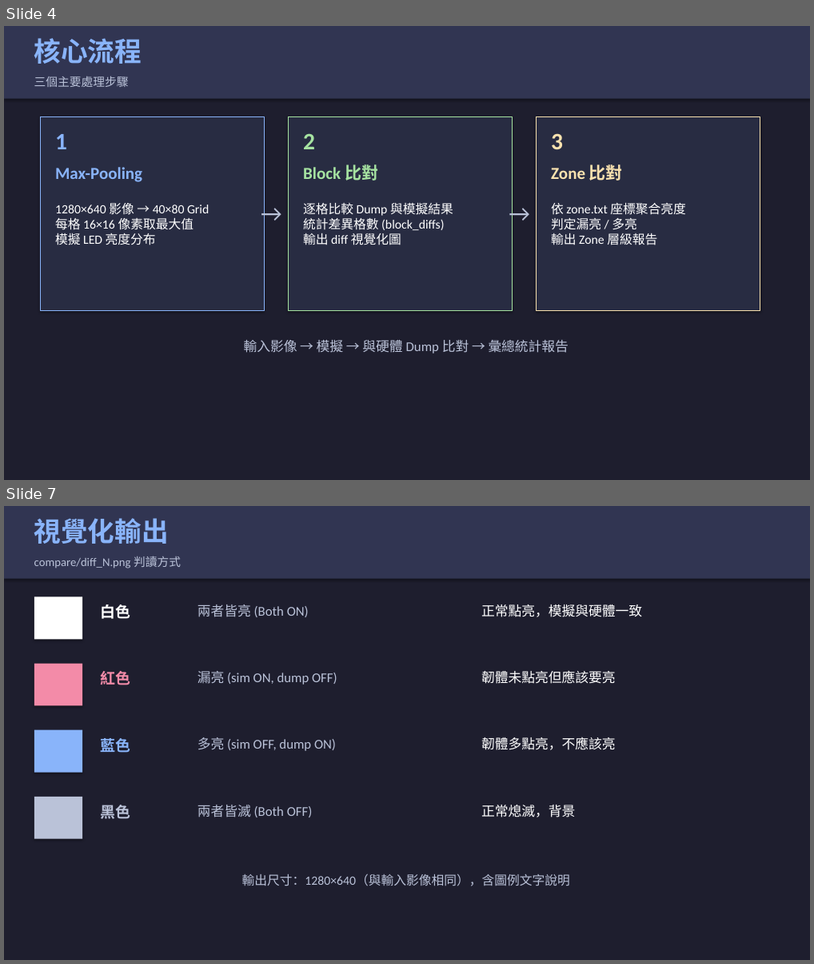
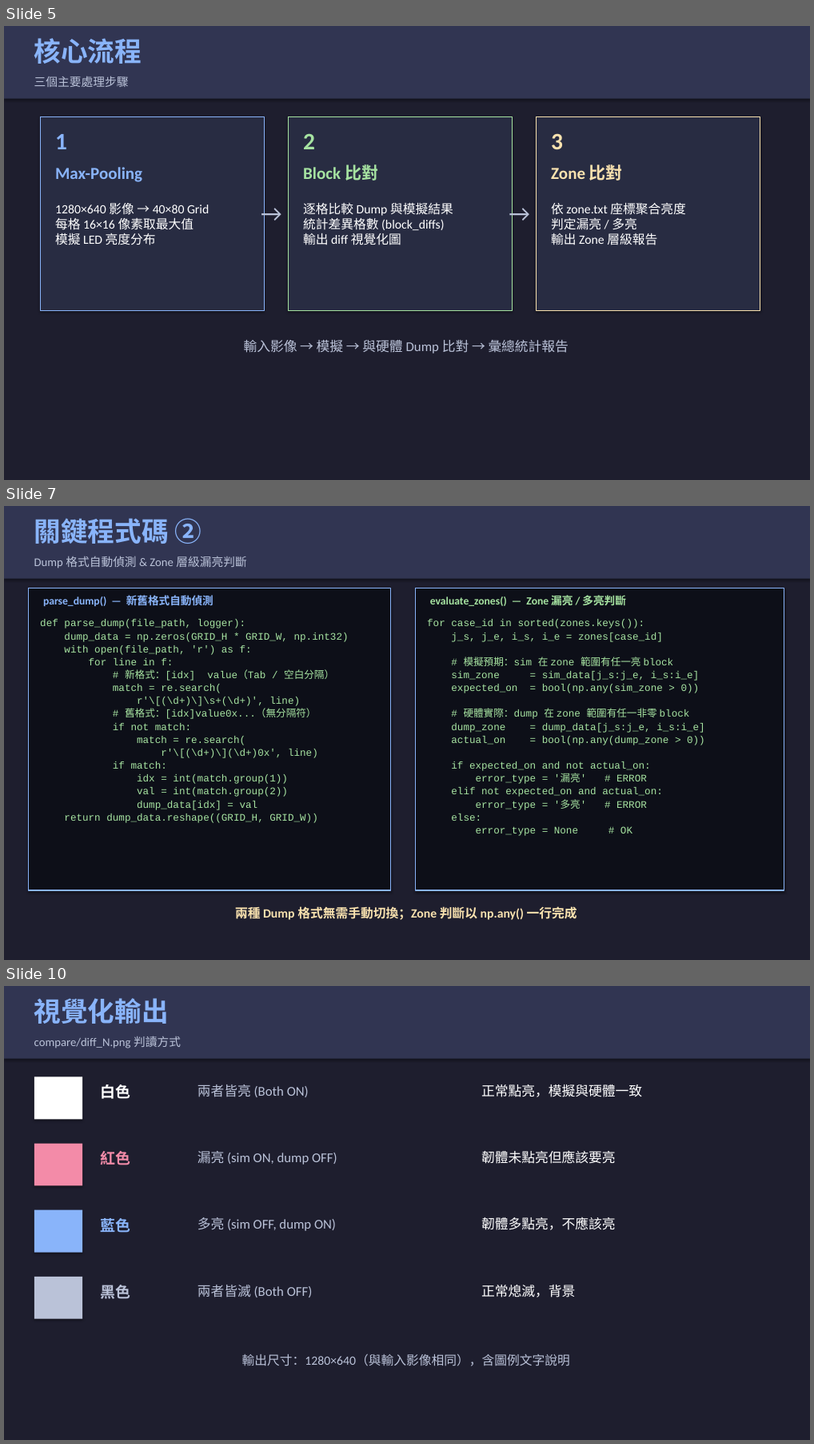
Before and after one commit to 1245eric/local-dimming-validator, a slide deck: local_dimming_intro.pptx. Shown one above the other, each under a label of ours: slides 4 and 7 before the commit, slides 5, 7 and 10 after it; the slides between them are not shown. The pictures are 814x964 and 814x1444 pixels, drawn with LibreOffice and Linux fonts; fonts in the diff are those of the drawing. Boxes give left, top, right and bottom in pixels: in the first picture for what was removed or moved away, otherwise in the second. Text is boxed around its words. In the diff, an @@ line names an element or a change of style, - is before the commit and + after.

```diff
--- a/local_dimming_intro.pptx
+++ b/local_dimming_intro.pptx
@@ slide 7 added at [4, 506, 810, 960], background #1E1E2E @@
@@ rectangle added at [4, 506, 810, 579], fill #313552 @@
@@ text added at [34, 518, 202, 544], 32 pt, text #89B4FA, bold @@
+關鍵程式碼 ②
@@ text added at [34, 556, 246, 568], 14 pt, text #BAC2D8 @@
+Dump 格式自動偵測 & Zone 層級漏亮判斷
@@ rectangle added at [28, 588, 391, 890], fill #0D0F18, outline #89B4FA 1 pt @@
@@ text added at [43, 595, 214, 606], 13 pt, text #89B4FA, bold @@
+parse_dump() — 新舊格式自動偵測
@@ rectangle added at [415, 588, 784, 890], fill #0D0F18, outline #89B4FA 1 pt @@
@@ text added at [430, 593, 626, 608], 13 pt, text #A6E3A1, bold @@
+evaluate_zones() — Zone 漏亮 / 多亮判斷
@@ text added at [40, 619, 349, 823], 12 pt, text #A6E3A1 @@
+def parse_dump(file_path, logger):
+dump_data = np.zeros(GRID_H * GRID_W, np.int32)
+with open(file_path, 'r') as f:
+for line in f:
+# 新格式：[idx] value（Tab / 空白分隔）
+match = re.search(
+r'\[(\d+)\]\s+(\d+)', line)
+# 舊格式：[idx]value0x...（無分隔符）
+if not match:
+match = re.search(
+r'\[(\d+)\](\d+)0x', line)
+if match:
+idx = int(match.group(1))
+val = int(match.group(2))
+dump_data[idx] = val
+return dump_data.reshape((GRID_H, GRID_W))
@@ text added at [427, 619, 706, 836], 12 pt, text #A6E3A1 @@
+for case_id in sorted(zones.keys()):
+j_s, j_e, i_s, i_e = zones[case_id]
+# 模擬預期：sim 在 zone 範圍有任一亮 block
+sim_zone = sim_data[j_s:j_e, i_s:i_e]
+expected_on = bool(np.any(sim_zone > 0))
+# 硬體實際：dump 在 zone 範圍有任一非零 block
+dump_zone = dump_data[j_s:j_e, i_s:i_e]
+actual_on = bool(np.any(dump_zone > 0))
+if expected_on and not actual_on:
+error_type = '漏亮' # ERROR
+elif not expected_on and actual_on:
+error_type = '多亮' # ERROR
+else:
+error_type = None # OK
@@ text added at [235, 904, 578, 921], 15 pt, text #F9E2AF, bold @@
+兩種 Dump 格式無需手動切換；Zone 判斷以 np.any() 一行完成
@@ what was slide 4 is now slide 5 @@
@@ what was slide 7 is now slide 10 @@
```
Also in this commit, not shown: 4 slides changed, 3 other slides added, 2 other files.
